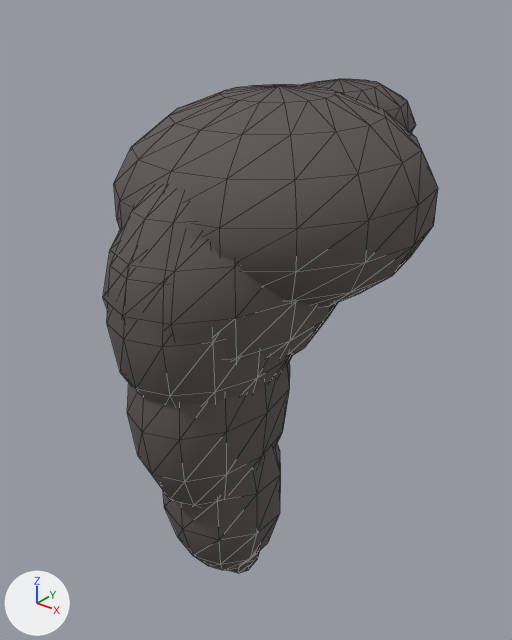
Renders of the glTF model client/public/assets/models/characters/hair_03.glb from each side of a commit.
Before and after are seen from a 50 mm lens placed at (0.397, -0.521, 1.856), pointed at (-0.022, 0.003, 1.531). The lights are fixed; the arrows at lower left show +X, +Y and +Z. The older version comes first. Mesh edges are drawn as thin lines.

In view in the first picture: 'hair_03-mesh'.
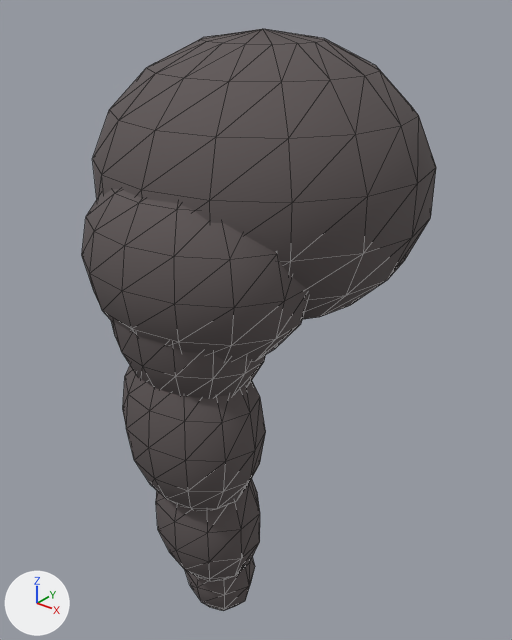
Where the change shows, as pixel boxes (x1, y1, x2, y2) in the pictures (512 x 640 px; the box of a moved part takes in the faces that stretch with it):
'hair_03-mesh', reshaped (18% taller): before (103, 79, 438, 573); after (82, 29, 436, 611)
part 1 of me_hair_03_mesh, moved or reshaped: before (114, 85, 438, 307); after (93, 29, 436, 319)
part 2 of me_hair_03_mesh, moved or reshaped: before (107, 187, 293, 406); after (82, 189, 308, 361)
part 3 of me_hair_03_mesh, moved or reshaped: before (103, 220, 338, 362); after (111, 321, 265, 399)
part 4 of me_hair_03_mesh, moved or reshaped: before (127, 362, 290, 507); after (123, 366, 266, 510)
part 5 of me_hair_03_mesh, moved or reshaped: before (163, 443, 281, 570); after (156, 479, 260, 581)
part 6 of me_hair_03_mesh, moved or reshaped (mostly hidden before): before (228, 551, 260, 573); after (185, 557, 255, 611)
part 7 of me_hair_03_mesh, deleted: before (303, 79, 416, 133)

The edits, one by one:
me_hair_03_mesh is used by ob_hair_03_mesh; location (0.0, 0.0, 0.0).
me_hair_03_mesh had 818 vertices, 1524 faces and spanned x -0.146..0.146, y -0.193..0.216, z 1.248..1.768.
me_hair_03_mesh now has 662 vertices, 1238 faces and spans x -0.155..0.155, y -0.19..0.133, z 1.218..1.816.
me_hair_03_mesh part 1: the loose piece of 161 vertices spanning x -0.146..0.146, y -0.15..0.166, z 1.568..1.768 is scaled about its middle by (1.06, 0.937, 1.28), then moved by (0.0, -0.023, 0.02).
me_hair_03_mesh part 2: the loose piece of 127 vertices spanning x -0.074..0.074, y -0.193..0.023, z 1.465..1.725 is scaled about its middle by (1.47, 0.759, 0.708), then moved by (0.0, -0.023, 0.041).
me_hair_03_mesh part 3: the loose piece of 127 vertices spanning x -0.09..0.09, y -0.192..0.088, z 1.51..1.72 is scaled about its middle by (0.891, 0.443, 0.933), then moved by (0.0, -0.066, -0.015).
me_hair_03_mesh part 4: the loose piece of 109 vertices spanning x -0.066..0.066, y -0.182..0.002, z 1.37..1.63 is scaled about its middle by (1.15, 0.609, 0.738), then moved by (0.0, -0.03, -0.02).
me_hair_03_mesh part 5: the loose piece of 81 vertices spanning x -0.061..0.061, y -0.14..-0.02, z 1.276..1.496 is scaled about its middle by (0.939, 0.774, 0.745), then moved by (0.0, -0.024, -0.026).
me_hair_03_mesh part 6: the loose piece of 57 vertices spanning x -0.038..0.038, y -0.092..-0.032, z 1.248..1.388 is scaled about its middle by (1.11, 1.2, 0.743), then moved by (0.0, -0.026, -0.048).
me_hair_03_mesh part 7: the loose piece of 99 vertices spanning x -0.068..0.068, y 0.0..0.216, z 1.668..1.764 is deleted.
Other edits to the shape of me_hair_03_mesh do not show in these pictures.
